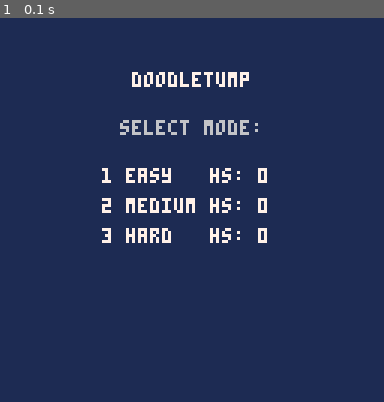
Above: before the commit, frame 1.
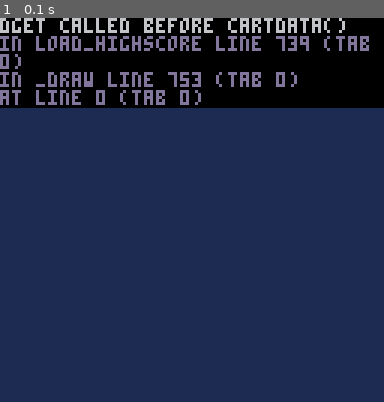
Above: after the commit, the same moment.

Repository: FlorianErbel/Gamedevelopment
Game: PICO-8 cartridge doodle.p8
Same seed, same stepped clock (60 frames per second), same inputs: the game is played once before the commit and once after it.
Inputs:
- Up to frame 1 (0.1 s): no input

The runs differ from the first frame. In frame 1, 26% of the frame differs, in the area x 0-100%, y 0-59%.

Commit message:
Init-Code aus Testzwecken auskommentiert

Diff:
--- a/src/Main.lua
+++ b/src/Main.lua
@@ -5,7 +5,7 @@
     best_height = 0
 }
 
-function _init()
+--[[function _init()
     poke(0x5f2d, 1) -- keyboard input enable
     cartdata("doodlejump_hs")
     cam:init()
@@ -16,7 +16,7 @@
     game.state = "menu"
     game.height = 0
     game.best_height = 0
-end
+end]]
 
 function reset_game()
     cam:init()
